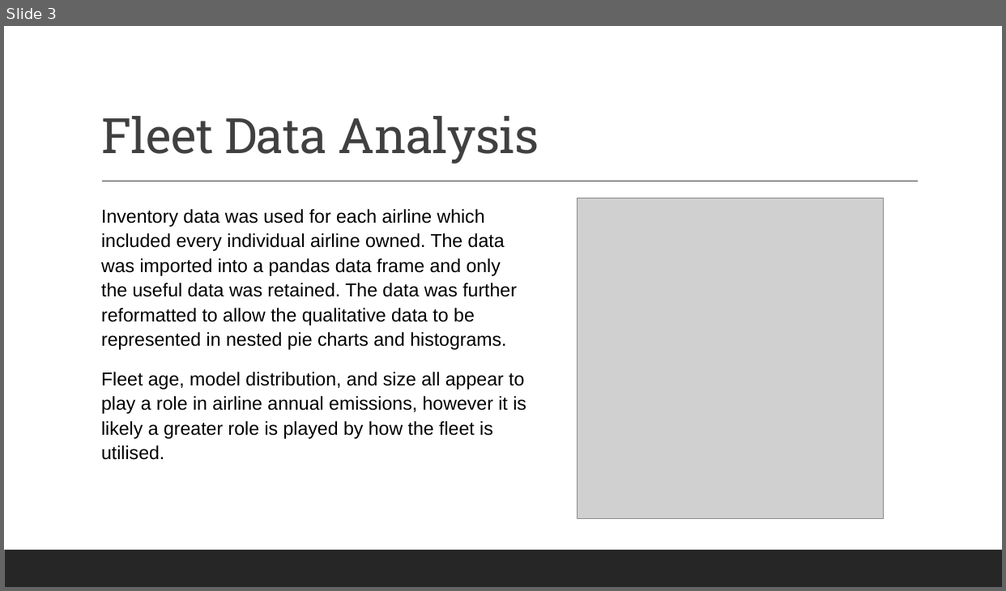
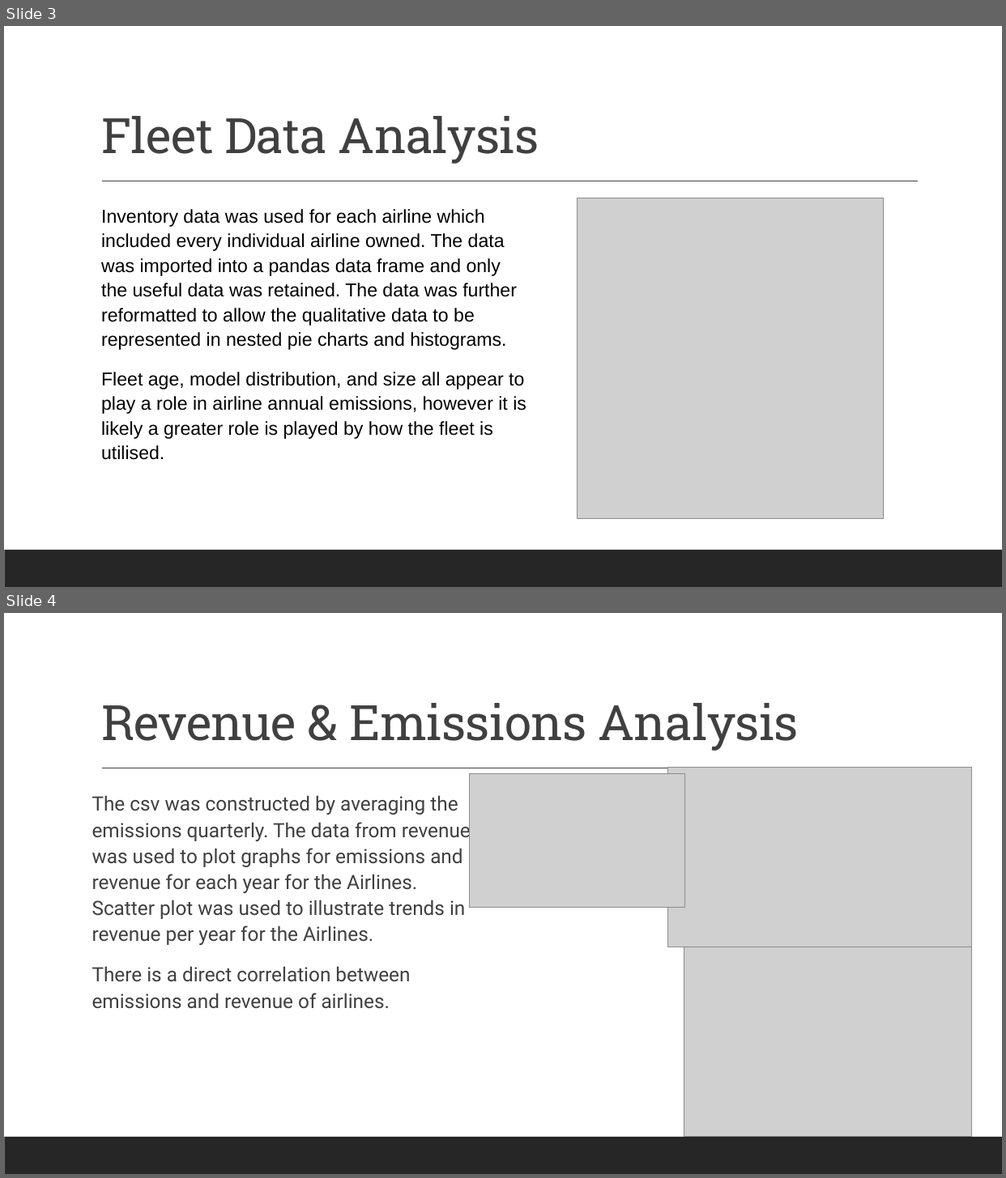
Before and after one commit to GenevaKirwan/CFG-Airline-Project, a slide deck: ProjectPresentation.pptx. Shown one above the other, each under a label of ours: slide 3 before the commit, slides 3 and 4 after it. The pictures are 1006x591 and 1006x1178 pixels, drawn with LibreOffice and Linux fonts; fonts in the diff are those of the drawing; grey boxes stand for pictures. Boxes give left, top, right and bottom in pixels: in the first picture for what was removed or moved away, otherwise in the second. Text is boxed around its words. In the diff, an @@ line names an element or a change of style, - is before the commit and + after.

```diff
--- a/ProjectPresentation.pptx
+++ b/ProjectPresentation.pptx
@@ slide 4 added at [4,613,1002,1174], background #FFFFFF; not listed: 2 template elements that a slide beside it also shows @@
@@ title added at [101,703,799,751], 47 pt, text #404040 @@
+Revenue & Emissions Analysis
@@ picture added at [470,774,685,907] @@
@@ picture added at [668,767,972,947] @@
@@ text added at [92,795,471,1009], 19 pt, text #404040 @@
+  The csv was constructed by averaging the emissions quarterly. The data from revenue was used to plot graphs for emissions and revenue for each year for the Airlines. Scatter plot was used to illustrate trends in revenue per year for the Airlines.
+  There is a direct correlation between emissions and revenue of airlines.
@@ picture added at [684,947,972,1137] @@
```
